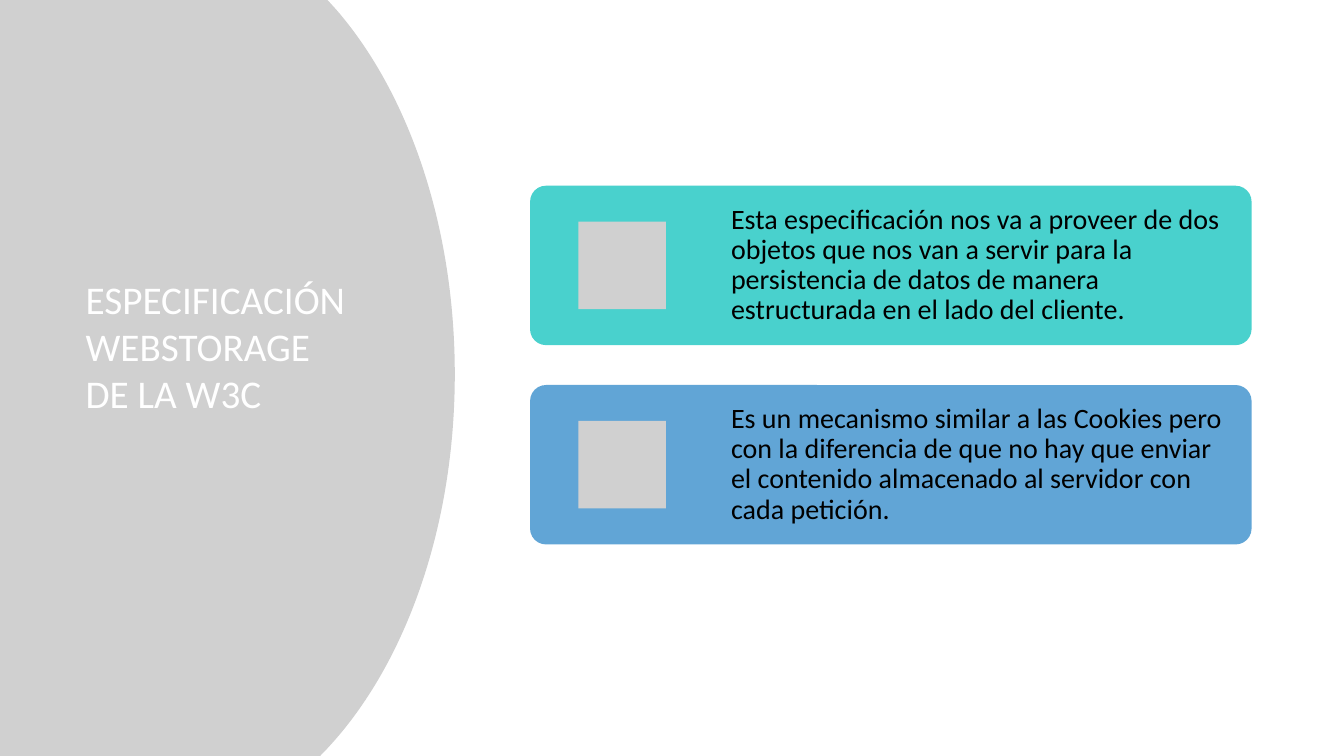
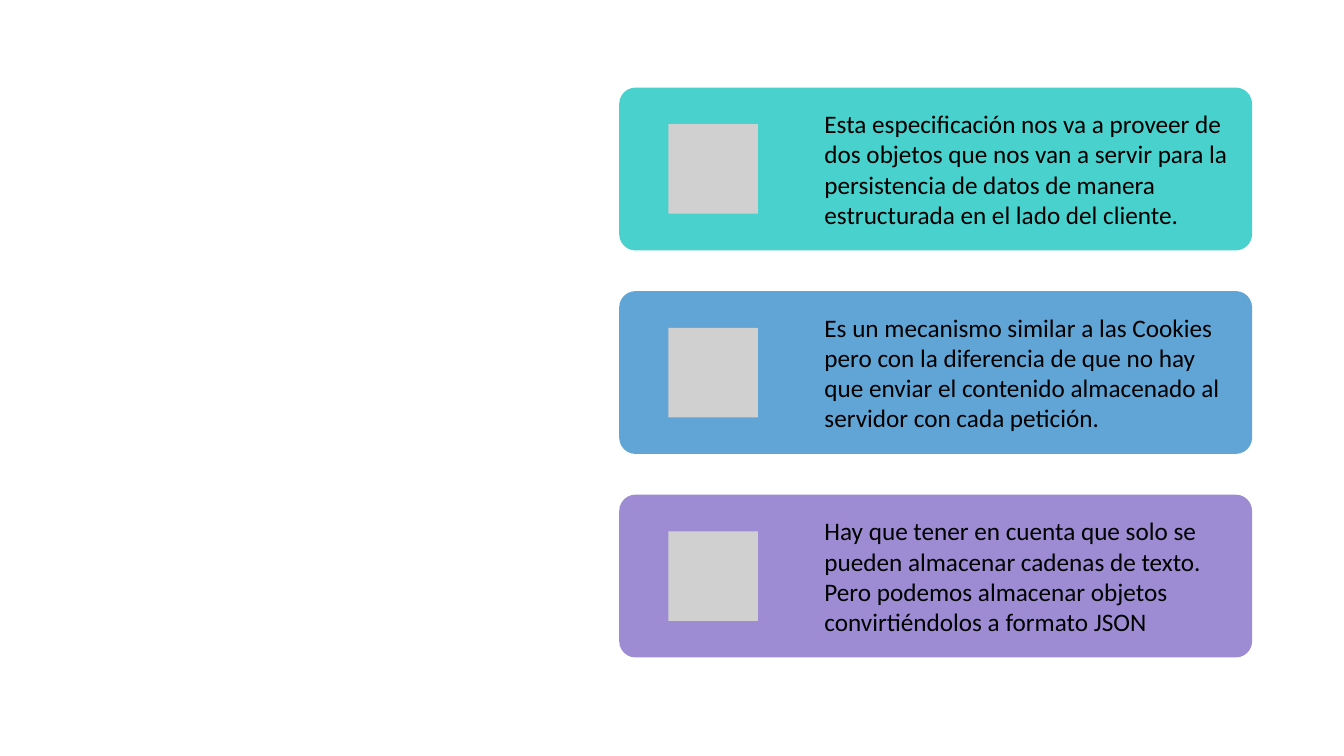
Before and after one commit to serdpa08/trabajoCaches, a slide deck: slide 10 of Trabajo almacenamiento cliente.pptx. Drawn at 1344x756 pixels with LibreOffice and Linux fonts; fonts in the diff are those of the drawing; grey boxes stand for pictures; background and template pictures are left out. Boxes give left, top, right and bottom in pixels: in the first picture for what was removed or moved away, otherwise in the second. Text is boxed around its words. In the diff, an @@ line names an element or a change of style, - is before the commit and + after.

```diff
--- a/Trabajo almacenamiento cliente.pptx
+++ b/Trabajo almacenamiento cliente.pptx
@@ picture removed at (x1=0, y1=0, x2=455, y2=756) @@
@@ freeform shape added at (x1=488, y1=0, x2=1344, y2=756), fill #FFFFFF @@
@@ title "ESPECIFICACIÓN WEBSTORAGE DE LA W3C" moved from (x1=86, y1=282, x2=345, y2=408) to (x1=80, y1=58, x2=434, y2=642) @@
@@ title "ESPECIFICACIÓN WEBSTORAGE DE LA W3C" at (x1=80, y1=58, x2=434, y2=642): size 28 to 36 pt @@
@@ rounded rectangle resized from (x1=530, y1=186, x2=1252, y2=345) to (x1=619, y1=88, x2=1252, y2=251) @@
@@ text "Esta especificación nos va a ..." at (x1=824, y1=115, x2=1227, y2=224): size 20 to 18 pt; line spacing 0.9 to 1 @@
@@ text "Esta especificación nos va a ..." moved from (x1=731, y1=209, x2=1219, y2=319) to (x1=824, y1=115, x2=1227, y2=224) @@
@@ picture removed at (x1=579, y1=222, x2=666, y2=310) @@
@@ rounded rectangle resized from (x1=530, y1=385, x2=1252, y2=544) to (x1=619, y1=291, x2=1252, y2=455) @@
@@ text "Es un mecanismo similar a ..." moved from (x1=731, y1=408, x2=1222, y2=524) to (x1=824, y1=319, x2=1219, y2=431) @@
@@ text "Es un mecanismo similar a ..." at (x1=824, y1=319, x2=1219, y2=431): size 20 to 18 pt; line spacing 0.9 to 1 @@
@@ picture removed at (x1=579, y1=421, x2=666, y2=509) @@
@@ group added at (x1=619, y1=124, x2=1252, y2=658): 3 pictures, 1 rounded rectangle, 1 text @@
+Hay que tener en cuenta que solo se pueden almacenar cadenas de texto. Pero podemos almacenar objetos convirtiéndolos a formato JSON
```
Also in this commit, not shown: 6 slides added, 1 other file.
